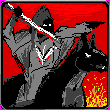
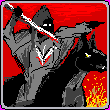
Revision of a layered (110, 110) image; what changed, layer by layer:
painted on "Bord" over [0, 0, 110, 110]
painted on "Background" over [1, 0, 109, 72]
